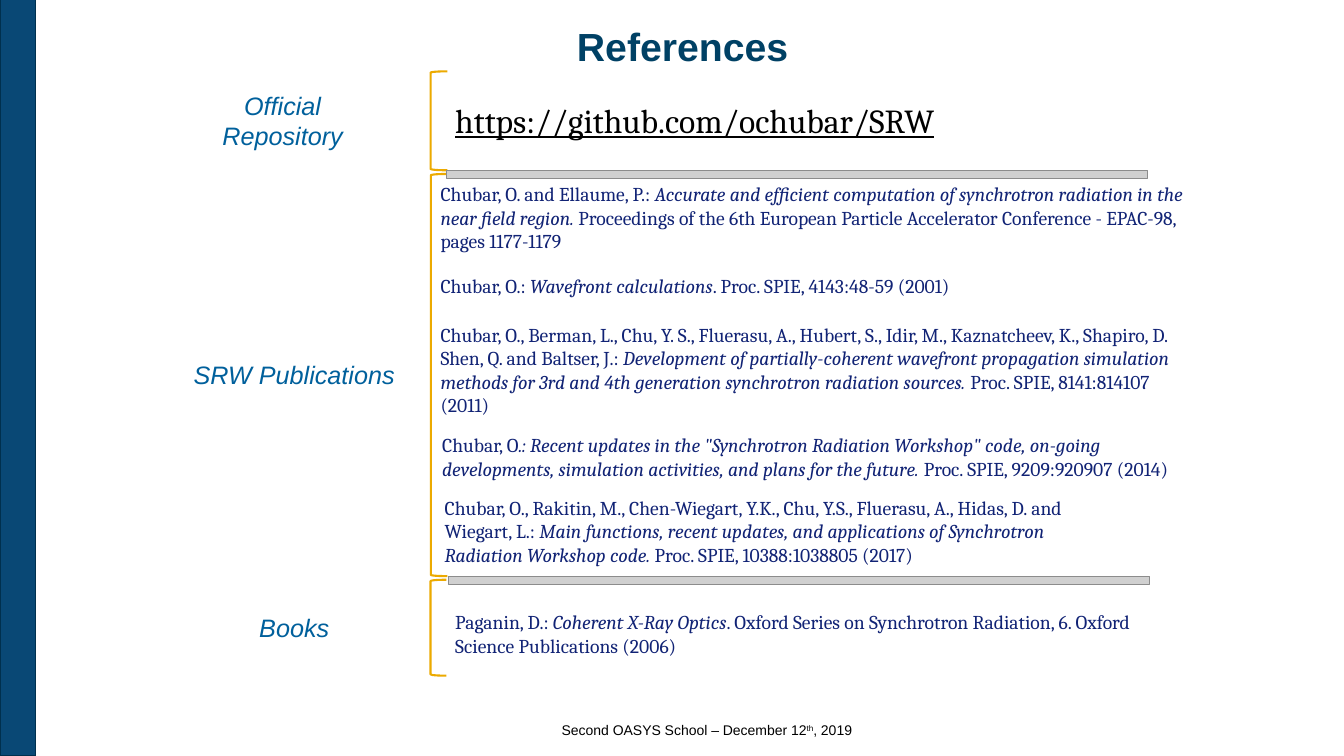
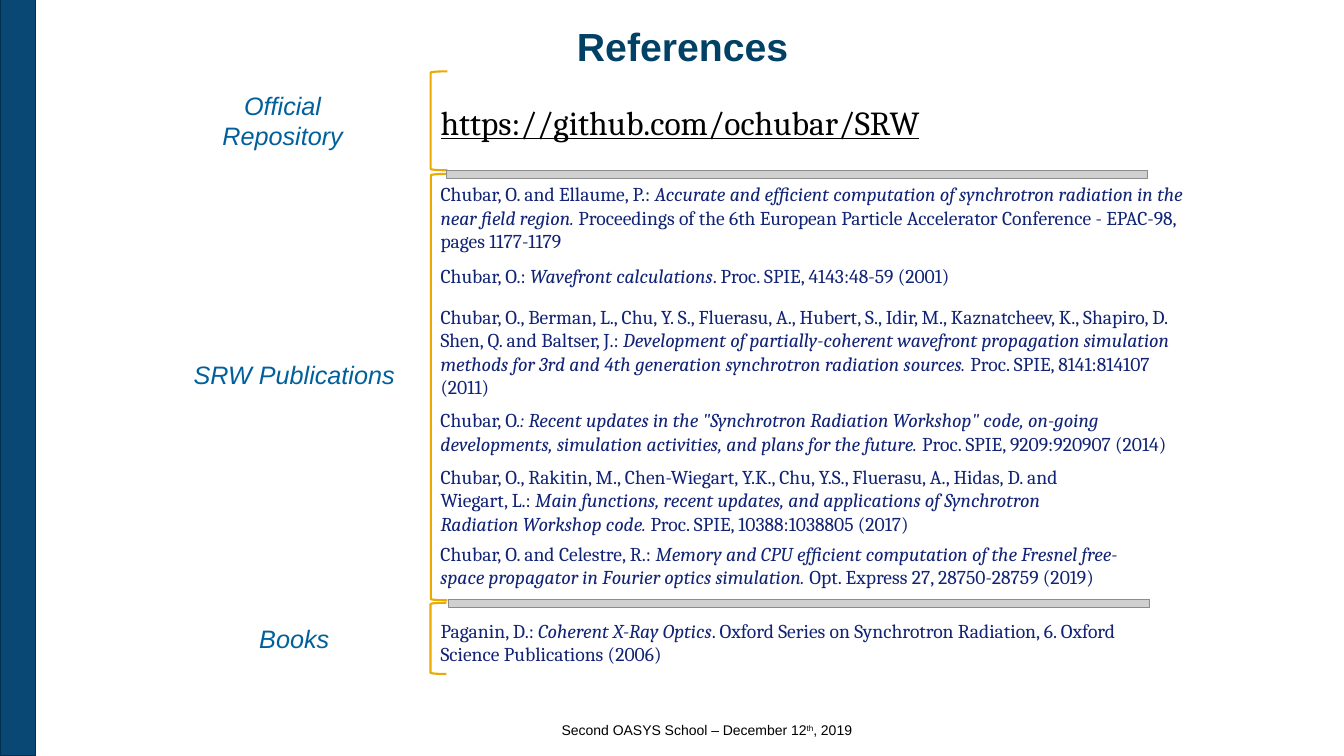
Before and after one commit to oasys-kit/oasys_school, a slide deck: slide 21 of second/slides/2_Introduction_to_SRW.pptx (slide 14 before the commit). Drawn at 1344x756 pixels with LibreOffice and Linux fonts; fonts in the diff are those of the drawing; grey boxes stand for pictures; background and template pictures are left out. Boxes give left, top, right and bottom in pixels: in the first picture for what was removed or moved away, otherwise in the second. Text is boxed around its words. In the diff, an @@ line names an element or a change of style, - is before the commit and + after.

```diff
--- a/second/slides/2_Introduction_to_SRW.pptx
+++ b/second/slides/2_Introduction_to_SRW.pptx
@@ text "https://github.com/ochubar/SRW": place and size @@
-text "https://github.com/ochubar/SRW" at [455, 109, 934, 141]
+text "https://github.com/ochubar/SRW" at [441, 111, 920, 143]
@@ left bracket: place and size @@
-left bracket at [431, 174, 446, 577]
+left bracket at [431, 174, 446, 601]
@@ text "Chubar, O.: Wavefront calculations. Proc. ...": place and size @@
-text "Chubar, O.: Wavefront calculations. Proc. ..." at [441, 279, 950, 298]
+text "Chubar, O.: Wavefront calculations. Proc. ..." at [441, 269, 950, 288]
@@ text "Chubar, O., Berman, L., Chu, ...": place and size @@
-text "Chubar, O., Berman, L., Chu, ..." at [441, 328, 1169, 415]
+text "Chubar, O., Berman, L., Chu, ..." at [441, 310, 1169, 397]
@@ text "Chubar, O.: Recent updates in ...": place and size @@
-text "Chubar, O.: Recent updates in ..." at [442, 438, 1168, 481]
+text "Chubar, O.: Recent updates in ..." at [440, 413, 1166, 456]
@@ text "Chubar, O., Rakitin, M., Chen-Wiegart, ...": place and size @@
-text "Chubar, O., Rakitin, M., Chen-Wiegart, ..." at [445, 501, 1061, 567]
+text "Chubar, O., Rakitin, M., Chen-Wiegart, ..." at [441, 470, 1057, 536]
@@ text added at [440, 547, 1118, 589], 14 pt, text #112375, italic @@
+Chubar, O. and Celestre, R.: Memory and CPU efficient computation of the Fresnel free-space propagator in Fourier optics simulation. Opt. Express 27, 28750-28759 (2019)
@@ text "Books": place and size @@
-text "Books" at [259, 618, 329, 638]
+text "Books" at [259, 629, 329, 649]
@@ text "Paganin, D.: Coherent X-Ray Optics. ...": place and size @@
-text "Paganin, D.: Coherent X-Ray Optics. ..." at [455, 615, 1130, 656]
+text "Paganin, D.: Coherent X-Ray Optics. ..." at [441, 624, 1115, 664]
@@ left bracket: place and size @@
-left bracket at [431, 580, 446, 676]
+left bracket at [431, 603, 446, 675]
@@ picture: place and size @@
-picture at [449, 577, 1150, 585]
+picture at [449, 600, 1150, 608]
```
Also in this commit, not shown: 5 other slides changed, 7 slides added.
